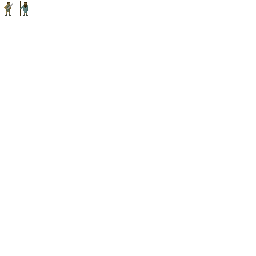
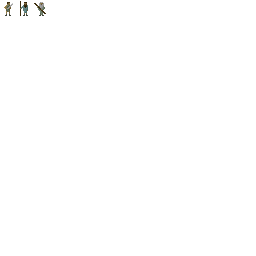
Two versions of the same layered image (256x256). Layer-by-layer changes:
painted on "Background" over left=20, top=2, right=46, bottom=16
